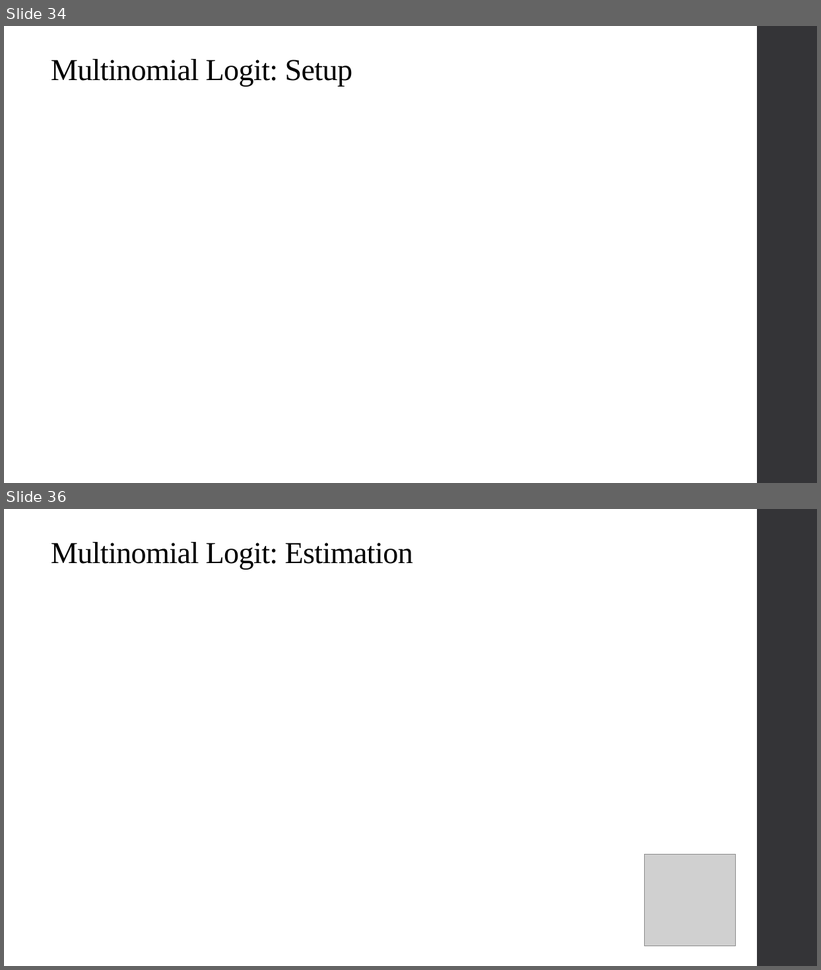
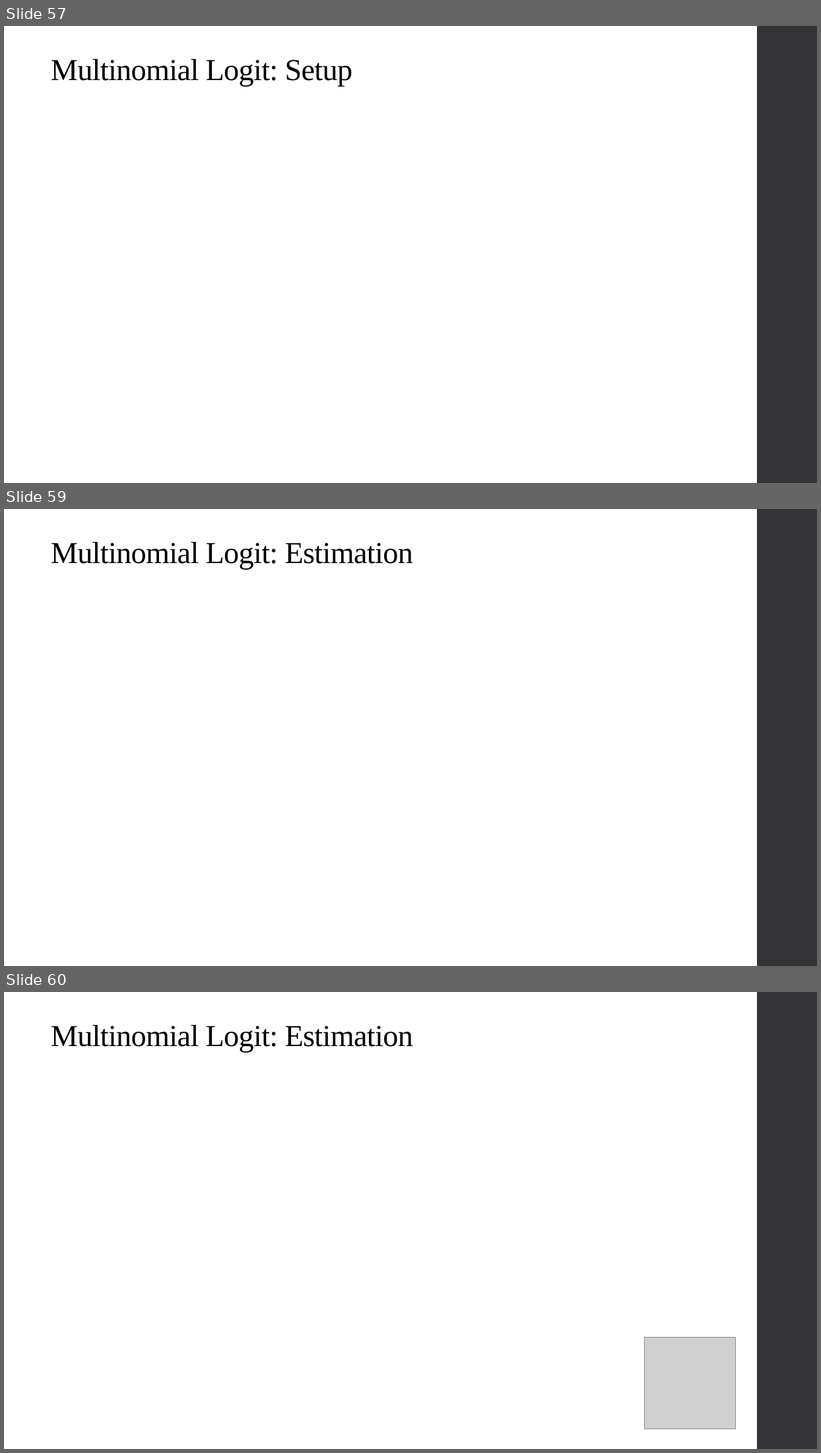
Before and after one commit to qiufei/fork-HAD5744, a slide deck: Lecture08_OtherNonlinearModels/Lecture8_NonlinearModels_2022F.pptx. Shown one above the other, each under a label of ours: slides 34 and 36 before the commit, slides 57, 59 and 60 after it; the slides between them are not shown. The pictures are 821x970 and 821x1453 pixels, drawn with LibreOffice and Linux fonts; fonts in the diff are those of the drawing; grey boxes stand for pictures. Boxes give left, top, right and bottom in pixels: in the first picture for what was removed or moved away, otherwise in the second. Text is boxed around its words. In the diff, an @@ line names an element or a change of style, - is before the commit and + after.

```diff
--- a/Lecture08_OtherNonlinearModels/Lecture8_NonlinearModels_2022F.pptx
+++ b/Lecture08_OtherNonlinearModels/Lecture8_NonlinearModels_2022F.pptx
@@ slide 59 added at <box>4,509,817,966</box>, background #FFFFFF; not listed: 1 template element that a slide beside it also shows @@
@@ title added at <box>51,542,413,569</box>, 36 pt, text #000000 @@
+Multinomial Logit: Estimation
@@ what was slide 34 is now slide 57 @@
@@ what was slide 36 is now slide 60 @@
```
Also in this commit, not shown: 6 slides changed, 33 other slides added, 1 slide removed, 2 other files.
